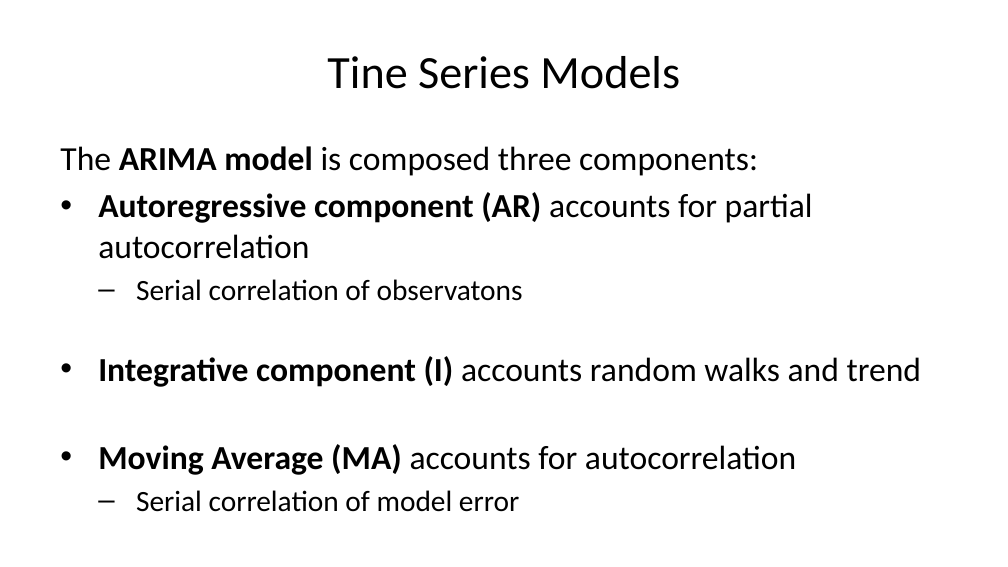
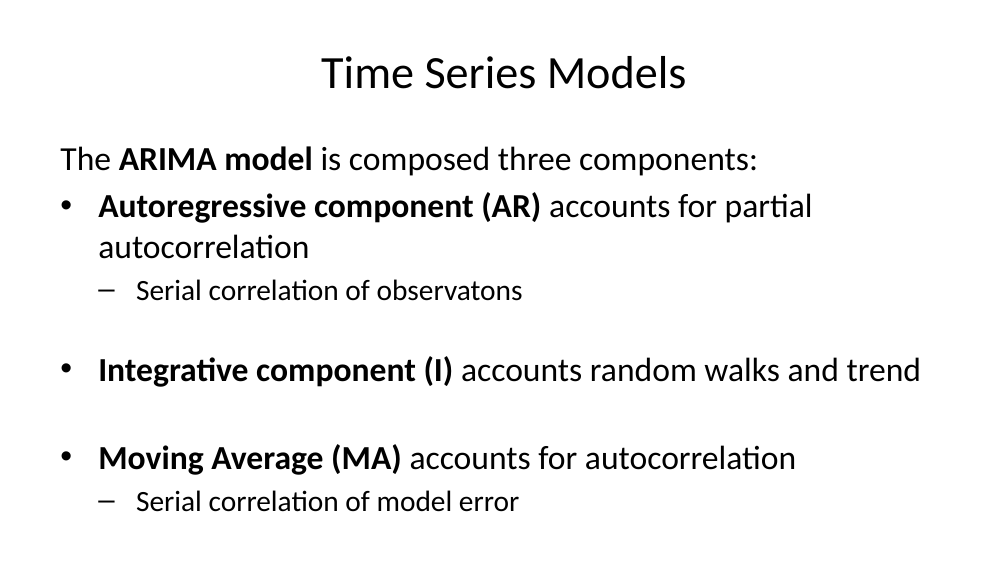
Before and after one commit to StephenElston/CSCI-E-83, a slide deck: slide 7 of LectureSlides/12_IntroductionToTimeSeriesForecasting.pptx. Drawn at 1008x567 pixels with LibreOffice and Linux fonts; fonts in the diff are those of the drawing. Boxes give left, top, right and bottom in pixels: in the first picture for what was removed or moved away, otherwise in the second. Text is boxed around its words. In the diff, an @@ line names an element or a change of style, - is before the commit and + after.

```diff
--- a/LectureSlides/12_IntroductionToTimeSeriesForecasting.pptx
+++ b/LectureSlides/12_IntroductionToTimeSeriesForecasting.pptx
@@ title at [321,56,687,89]: text changed @@
-Tine Series Models
+Time Series Models
```
Also in this commit, not shown: 29 other slides changed, 3 other files.
